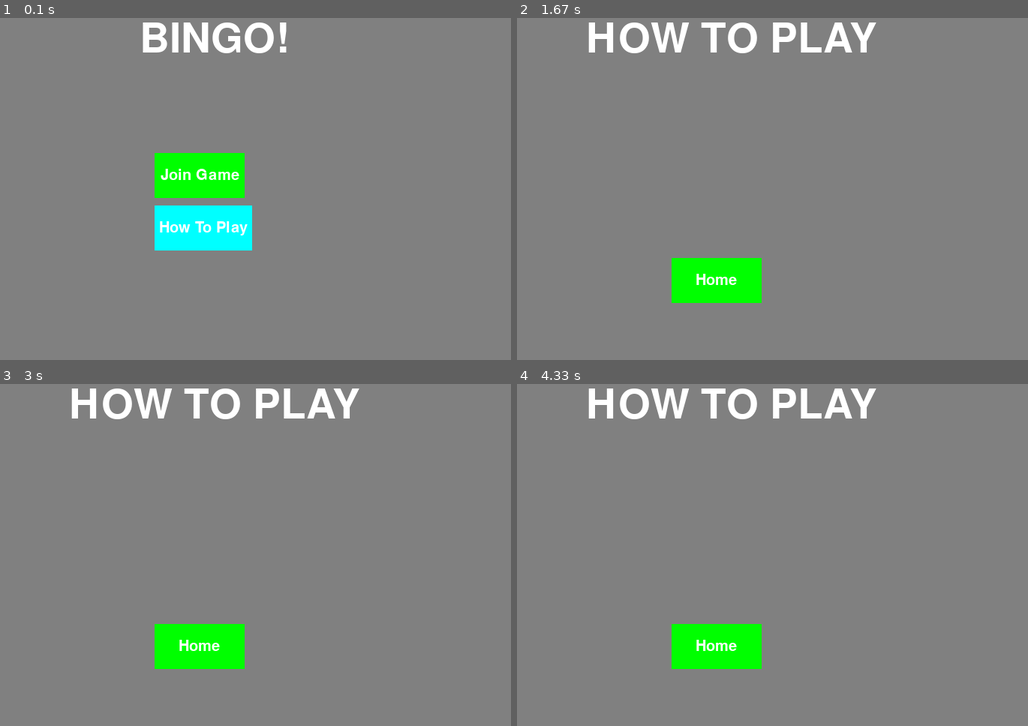
Above: before the commit, frames 1-4 (two rows, left to right).
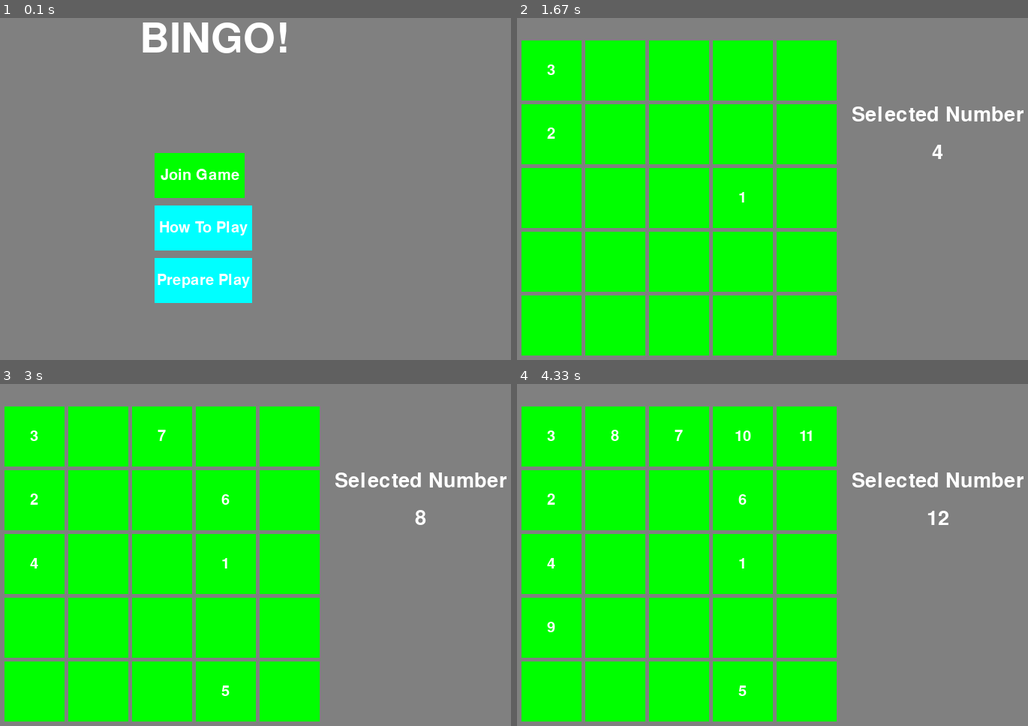
Above: after the commit, the same moments.

Repository: bagasys/bingo-online-pygame
Game: pygame game, started from app.py
Same seed, same stepped clock (60 frames per second), same inputs: the game is played once before the commit and once after it.
Inputs (mouse positions are in pixels of both pictures, inside the frame that each line leads up to):
- Up to frame 1 (0.1 s): no input
- Up to frame 2 (1.67 s): click (721, 281) at 0.38 s, where only the run after the commit has a clickable "Prepare Play"; click (752, 219) at 0.72 s; click (562, 124) at 1.05 s; click (552, 69) at 1.38 s
- Up to frame 3 (3 s): click (15, 544) at 1.72 s; click (204, 674) at 2.05 s; click (209, 479) at 2.38 s; click (143, 462) at 2.72 s
- Up to frame 4 (4.33 s): click (614, 435) at 3.05 s; click (552, 599) at 3.38 s; click (741, 435) at 3.72 s; click (808, 435) at 4.05 s

The runs differ from the first frame. In frame 1, 2.5% of the frame differs, in the area x 30-50%, y 70-84%; in frame 2, 52%; in frame 3, 52%; in frame 4, 52%, in the area x 0-100%, y 1-99%.

Commit message:
Update app.py

Diff:
--- a/app.py
+++ b/app.py
@@ -19,16 +19,30 @@
         self.STATE_PLAY = 2
         self.STATE_WINNER = 3
         self.STATE_HOWTOPLAY = 4
-
+        self.STATE_PREPAREPLAY = 5
+        self.count = 1
 
         self.texts_welcome = [Text("BINGO!", 80, 350, 50, 60, 100, (0, 0, 0)),]
-        self.buttons_welcome = [Button("Join Game", 30, 300, 250, 120, 60, (0, 255, 0)), Button("How To Play", 30, 300, 320, 130, 60, (0, 255, 255))]
+        self.buttons_welcome = [Button("Join Game", 30, 300, 250, 120, 60, (0, 255, 0)), Button("How To Play", 30, 300, 320, 130, 60, (0, 255, 255)), Button("Prepare Play", 30, 300, 390, 130, 60, (0, 255, 255))]
 
         self.texts_play = [Text("PLAY", 80, 350, 50, 60, 100, (0, 0, 0)), ]
         self.texts_howtoplay = [Text("HOW TO PLAY", 80, 350, 50, 60, 100, (0, 0, 0)), ]
         self.buttons_howtoplay = [Button("Home", 30, 300, 390, 120, 60, (0, 255, 0))]
 
+        self.texts_prepareplay = [Text("Selected Number", 40, 625, 150, 60, 100, (0, 0, 0)), Text("", 40, 625, 200, 60, 100, (0, 0, 0))]
+        self.texts_confirmprepareplay = [Text("Confirm", 40, 625, 250, 60, 100, (0, 0, 0))]
+        self.buttons_prepareplay = []
+
+
+        for row in range(5):
+            for column in range(5):
+                x = 100 + 80 * column + 5 * column
+                y = 100 + 80 * row + 5 * row
+                self.buttons_temp = Button("", 30, x, y, 80, 80, (0, 255, 0))
+                self.buttons_prepareplay.append(self.buttons_temp)
+
     def start(self):
+        count = 0
         while self.RUNNING:
             if self.GAME_STATE == self.STATE_WELCOME:
                 self.handle_welcome()
@@ -38,6 +52,8 @@
                 self.handle_winner()
             elif self.GAME_STATE == self.STATE_HOWTOPLAY:
                 self.handle_howtoplay()
+            elif self.GAME_STATE == self.STATE_PREPAREPLAY:
+                self.handle_prepareplay(count)
         pygame.quit()
 
     def handle_welcome(self):
@@ -53,6 +69,9 @@
                             return
                         elif btn.text == "How To Play":
                             self.GAME_STATE = self.STATE_HOWTOPLAY
+                            return
+                        elif btn.text == "Prepare Play":
+                            self.GAME_STATE = self.STATE_PREPAREPLAY
                             return
 
         # Gambar-gambar
@@ -77,7 +96,6 @@
                             self.GAME_STATE = self.STATE_WELCOME
                             return
 
-
         # Gambar-gambar
         self.screen.fill((128, 128, 128))
         for button in self.buttons_howtoplay:
@@ -86,6 +104,40 @@
         for text in self.texts_howtoplay:
             text.draw(self.screen)
         pygame.display.update()
+
+    def handle_prepareplay(self, count):
+        # Event Handling
+        for event in pygame.event.get():
+            if event.type == pygame.QUIT:
+                self.RUNNING = False
+            if event.type == pygame.MOUSEBUTTONDOWN:
+                click_pos = pygame.mouse.get_pos()
+                for btn in self.buttons_prepareplay:
+                    if btn.isClicked(click_pos):
+                        if(self.count <= 25 and btn.text == ""):
+                            btn.text = str(self.count)
+                            self.count += 1
+                        self.GAME_STATE = self.STATE_PREPAREPLAY
+                        return
+
+        # Gambar-gambar
+        self.screen.fill((128, 128, 128))
+        for button in self.buttons_prepareplay:
+            button.draw(self.screen)
+
+        if(self.count <= 25):
+            self.texts_prepareplay[1].text = str(self.count)
+        else:
+            self.texts_prepareplay[1].text = "-"
+
+        for text in self.texts_prepareplay:
+            text.draw(self.screen)
+
+        if(self.count > 25):
+            for text in self.texts_confirmprepareplay:
+                text.draw(self.screen)
+        pygame.display.update()
+
 
     def handle_play(self):
         # Event Handling
